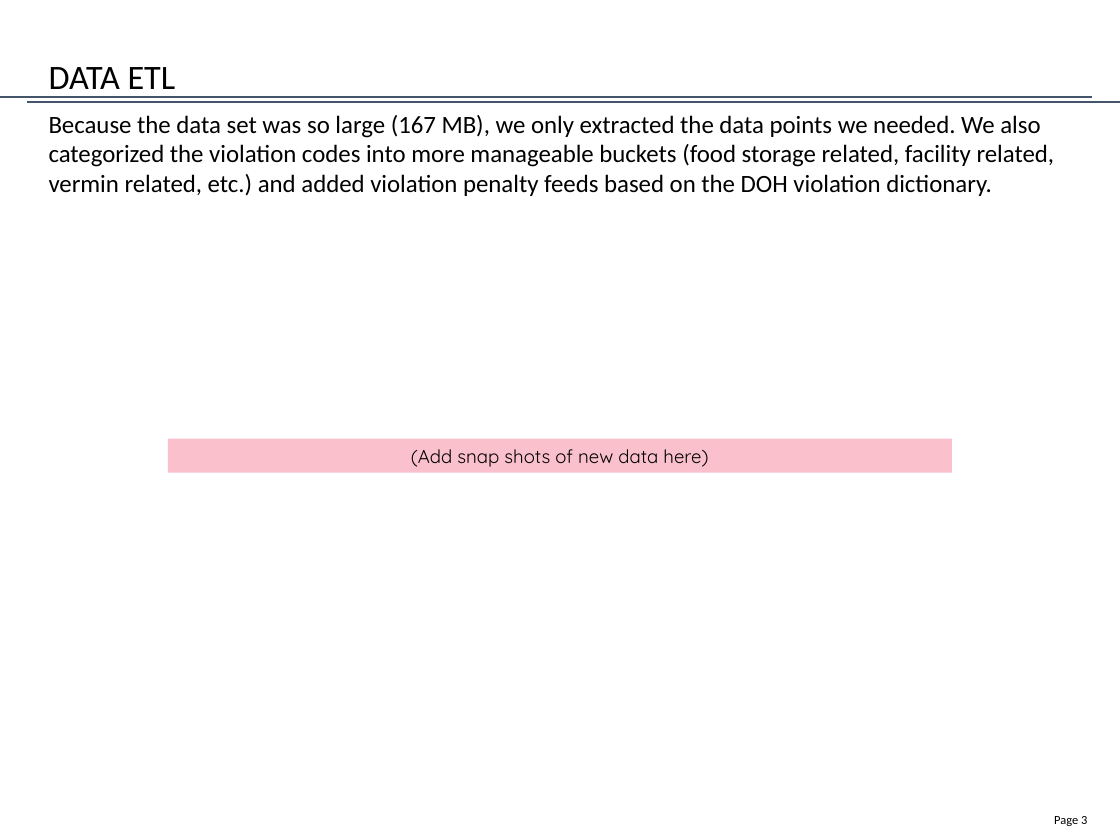
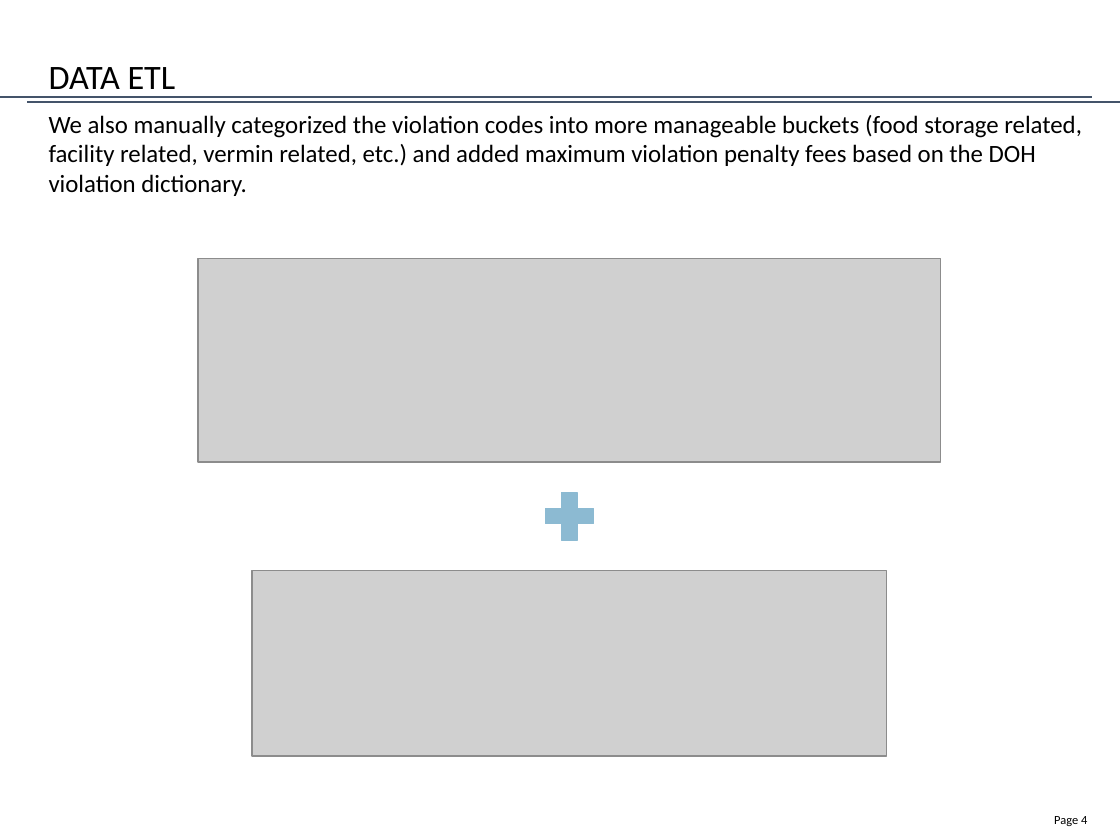
Before and after one commit to jennysueee/DOH_Project, a slide deck: slide 5 of DOH Presentation DRAFT.pptx (slide 4 before the commit). Drawn at 1120x840 pixels with LibreOffice and Linux fonts; fonts in the diff are those of the drawing; grey boxes stand for pictures. Boxes give left, top, right and bottom in pixels: in the first picture for what was removed or moved away, otherwise in the second. Text is boxed around its words. In the diff, an @@ line names an element or a change of style, - is before the commit and + after.

```diff
--- a/DOH Presentation DRAFT.pptx
+++ b/DOH Presentation DRAFT.pptx
@@ text at [49,115,1082,196]: text changed @@
-Because the data set was so large (167 MB), we only extracted the data points we needed. We also categorized the violation codes into more manageable buckets (food storage related, facility related, vermin related, etc.) and added violation penalty feeds based on the DOH violation dictionary.
+We also manually categorized the violation codes into more manageable buckets (food storage related, facility related, vermin related, etc.) and added maximum violation penalty fees based on the DOH violation dictionary.
@@ picture added at [198,259,941,461] @@
@@ rectangle removed at [168,439,952,473] @@
-(Add snap shots of new data here)
@@ plus sign added at [536,484,601,549], fill #8CBAD2, outline #8CBAD2 0.75 pt @@
@@ picture added at [252,570,887,756] @@
@@ page number at [1054,816,1087,826]: text changed @@
-Page 3
+Page 4
```
Also in this commit, not shown: 1 other slide changed, 5 slides added, 5 slides removed.
